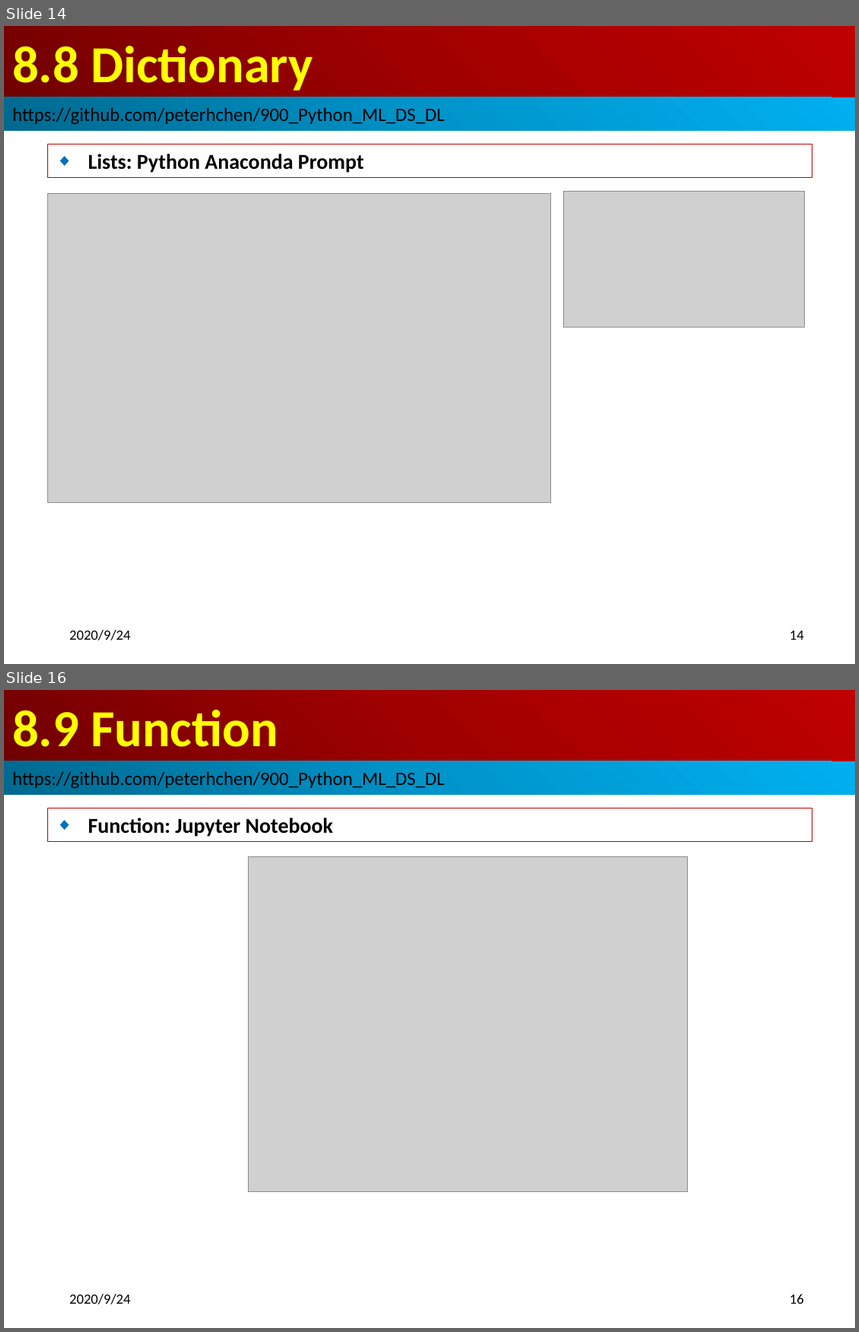
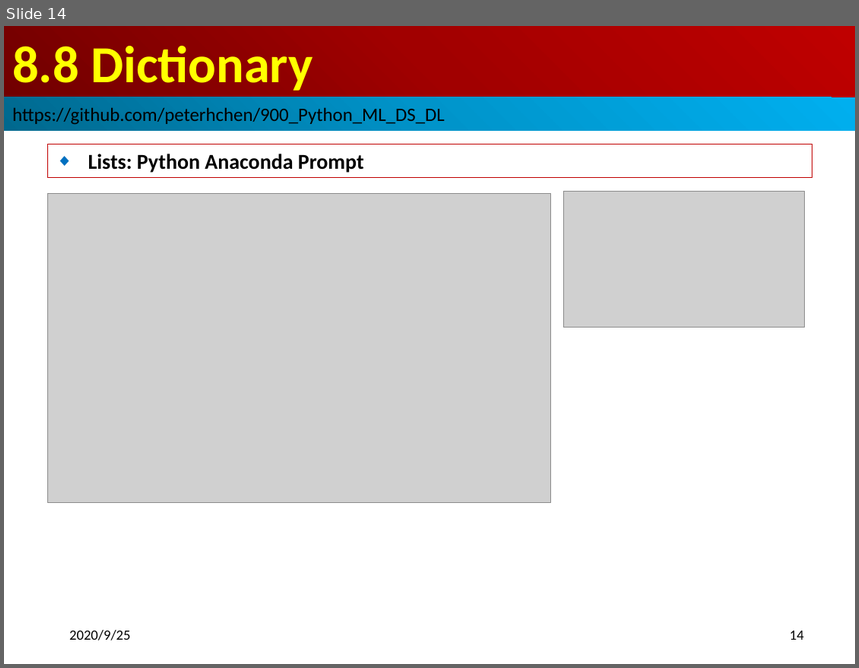
Before and after one commit to peterhchen/900_Python_ML_DS_DL, a slide deck: 008_ListTupleDict.pptx. Shown one above the other, each under a label of ours: slides 14 and 16 before the commit, slide 14 after it; the slides between them are not shown. The pictures are 859x1332 and 859x668 pixels, drawn with LibreOffice and Linux fonts; fonts in the diff are those of the drawing; grey boxes stand for pictures. Boxes give left, top, right and bottom in pixels: in the first picture for what was removed or moved away, otherwise in the second. Text is boxed around its words. In the diff, an @@ line names an element or a change of style, - is before the commit and + after.

```diff
--- a/008_ListTupleDict.pptx
+++ b/008_ListTupleDict.pptx
@@ slide 16 removed at [4,690,855,1328], background #FFFFFF @@
@@ title removed at [4,690,855,761] @@
-8.9 Function
@@ rectangle removed at [4,761,855,795] @@
-https://github.com/peterhchen/900_Python_ML_DS_DL
@@ subtitle removed at [47,809,813,841] @@
-◆ Function: Jupyter Notebook
@@ picture removed at [248,857,687,1192] @@
@@ text removed at [69,1294,131,1305] @@
-2020/9/24
@@ page number removed at [790,1294,804,1304] @@
-16
@@ slide 14 changed as well @@
@@ text at [69,630,131,641]: text changed @@
-2020/9/24
+2020/9/25
```
Also in this commit, not shown: 14 other slides changed, 2 other slides removed, 2 other files.
